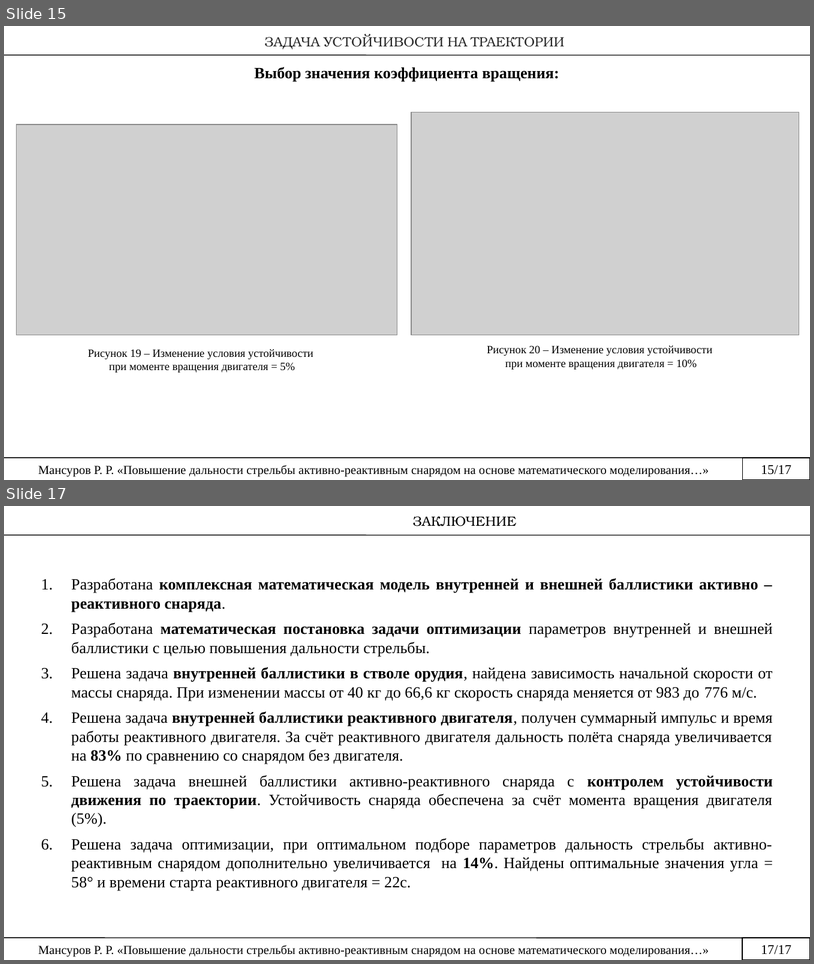
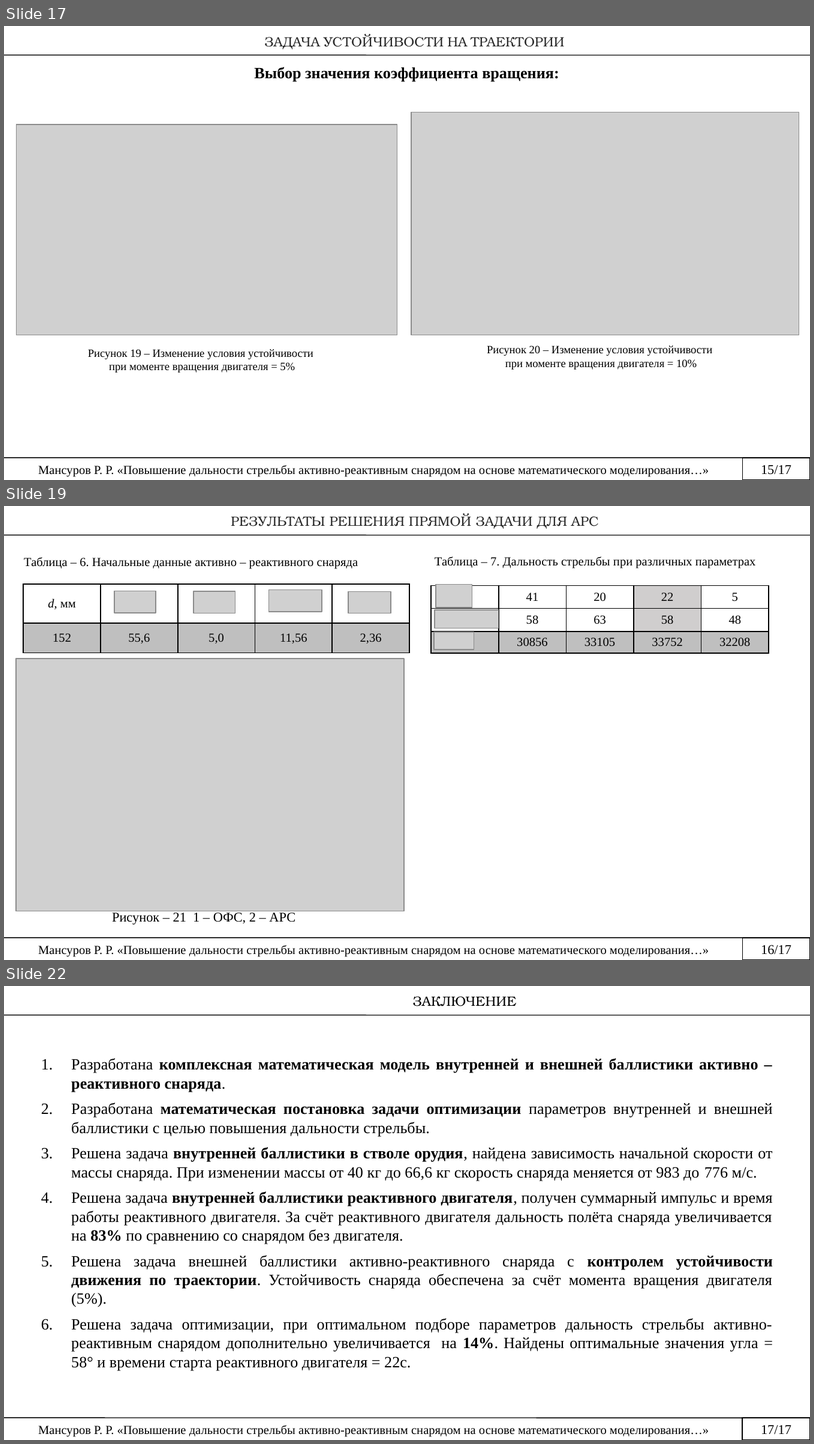
Before and after one commit to rustam-mansurov/cats, a slide deck: Диссертация/Мансуров Презентация.pptx. Shown one above the other, each under a label of ours: slides 15 and 17 before the commit, slides 17, 19 and 22 after it; the slides between them are not shown. The pictures are 814x964 and 814x1444 pixels, drawn with LibreOffice and Linux fonts; fonts in the diff are those of the drawing; grey boxes stand for pictures. Boxes give left, top, right and bottom in pixels: in the first picture for what was removed or moved away, otherwise in the second. Text is boxed around its words. In the diff, an @@ line names an element or a change of style, - is before the commit and + after.

```diff
--- a/Диссертация/Мансуров Презентация.pptx
+++ b/Диссертация/Мансуров Презентация.pptx
@@ slide 19 added at (4,506,810,960), background #FFFFFF @@
@@ text added at (231,514,599,529), 12 pt, text #292929 @@
+РЕЗУЛЬТАТЫ РЕШЕНИЯ ПРЯМОЙ ЗАДАЧИ ДЛЯ АРС
@@ line added from (4, 535) to (810, 535), #000000 0.75 pt @@
@@ text added at (24,557,359,569), 11 pt, text #000000 @@
+Таблица – 6. Начальные данные активно – реактивного снаряда
@@ text added at (435,556,756,568), 11 pt, text #000000 @@
+Таблица – 7. Дальность стрельбы при различных параметрах
@@ table added at (23,584,410,653), 2 rows, 5 columns @@
+d, мм |  |  |  | 
+152 | 55,6 | 5,0 | 11,56 | 2,36
@@ picture added at (114,591,156,612) @@
@@ picture added at (194,591,236,613) @@
@@ picture added at (269,590,323,612) @@
@@ picture added at (348,591,391,613) @@
@@ table added at (431,586,770,653), 3 rows, 5 columns @@
+ | 41 | 20 | 22 | 5
+ | 58 | 63 | 58 | 48
+ | 30856 | 33105 | 33752 | 32208
@@ picture added at (436,584,473,607) @@
@@ picture added at (435,610,499,628) @@
@@ picture added at (434,632,474,649) @@
@@ picture added at (16,658,404,911) @@
@@ text added at (112,912,296,924), 12 pt, text #000000 @@
+Рисунок – 21 1 – ОФС, 2 – АРС
@@ line added from (4, 937) to (744, 937), #000000 0.75 pt @@
@@ rectangle added at (743,937,810,959), fill #FFFFFF, outline #000000 0.75 pt @@
@@ text added at (38,945,709,957), 11 pt, text #000000 @@
+Мансуров Р. Р. «Повышение дальности стрельбы активно-реактивным снарядом на основе математического моделирования…»
@@ text added at (761,945,792,954), 12 pt, text #000000 @@
+16/17
@@ what was slide 15 is now slide 17 @@
@@ what was slide 17 is now slide 22 @@
```
Also in this commit, not shown: 4 slides changed, 4 other slides added, 10 other files.
